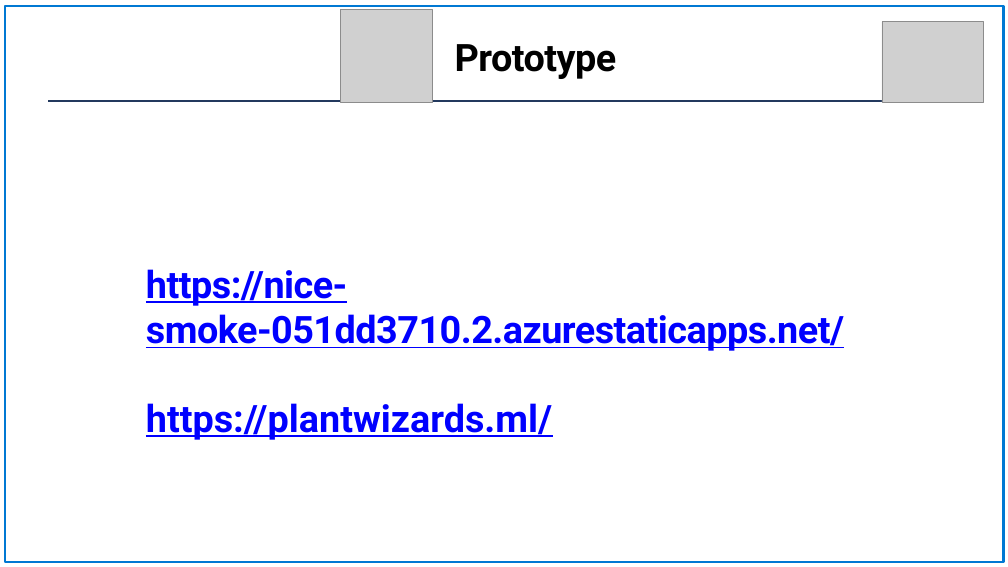
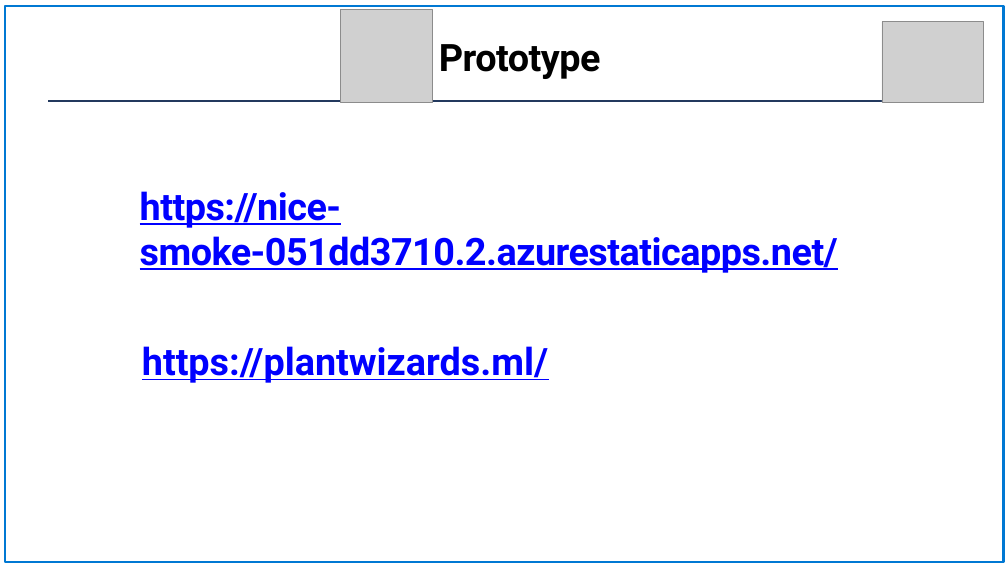
Before and after one commit to ompiepy/greentech, a slide deck: slide 5 of Demo Day Presentation.pptx (slide 6 before the commit). Drawn at 1008x567 pixels with LibreOffice and Linux fonts; fonts in the diff are those of the drawing; grey boxes stand for pictures; background and template pictures are left out. Boxes give left, top, right and bottom in pixels: in the first picture for what was removed or moved away, otherwise in the second. Text is boxed around its words. In the diff, an @@ line names an element or a change of style, - is before the commit and + after.

Commit message:
final presentation

```diff
--- a/Demo Day Presentation.pptx
+++ b/Demo Day Presentation.pptx
@@ text "Prototype": place and size @@
-text "Prototype" at [455, 44, 617, 79]
+text "Prototype" at [439, 44, 601, 79]
@@ text "https://nice-smoke-051dd3710.2.azurestaticapps.net/": place and size @@
-text "https://nice-smoke-051dd3710.2.azurestaticapps.net/" at [146, 269, 844, 351]
+text "https://nice-smoke-051dd3710.2.azurestaticapps.net/" at [140, 191, 838, 273]
@@ text "https://plantwizards.ml/": place and size @@
-text "https://plantwizards.ml/" at [146, 403, 552, 440]
+text "https://plantwizards.ml/" at [142, 346, 548, 383]
```
Also in this commit, not shown: 1 other slide changed, 1 slide added, 1 slide removed.
